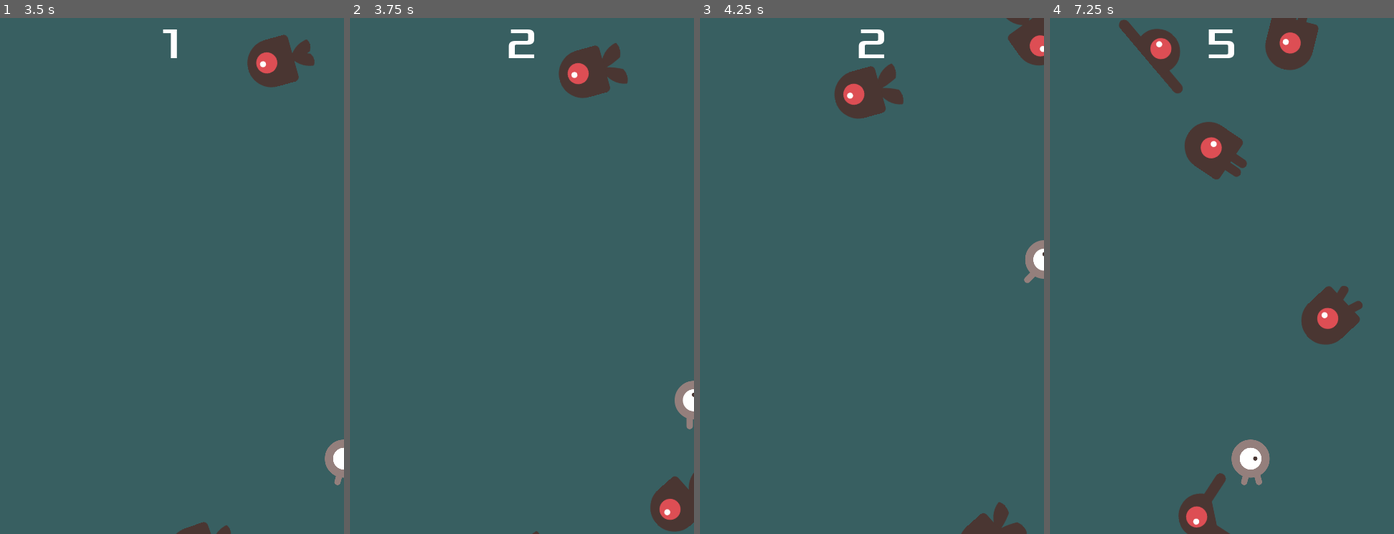
Above: before the commit, frames 1-4 (left to right).
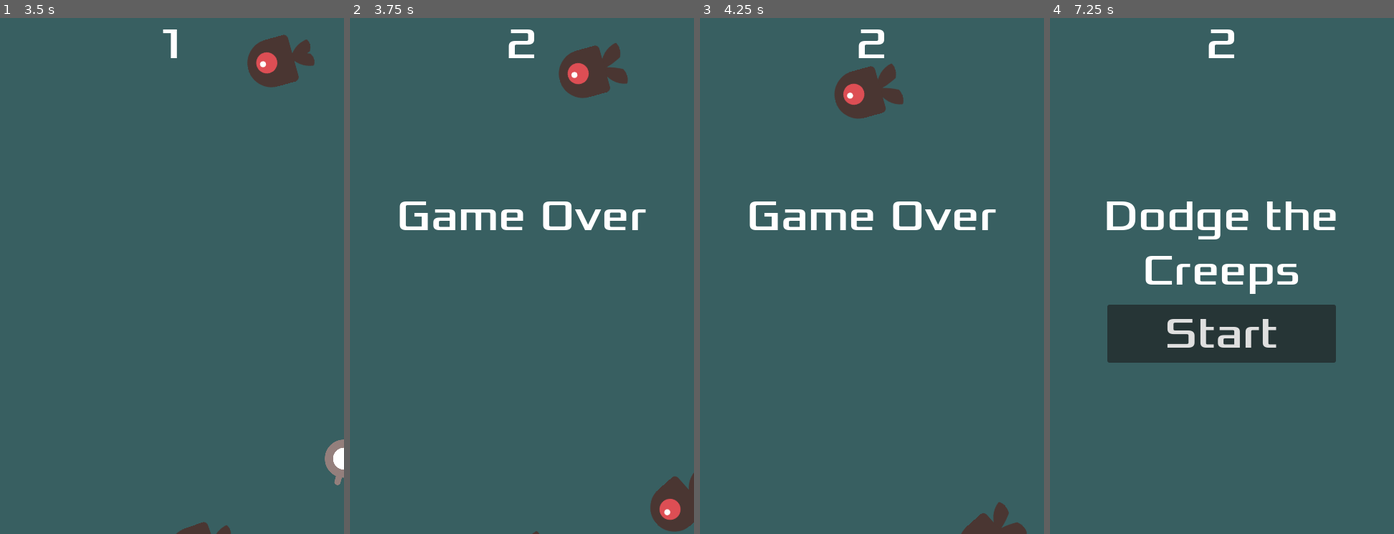
Above: after the commit, the same moments.

Repository: floriansimunek/Godot-2d-dodge-the-creeps
Game: Godot game, scene res://main.tscn
Two runs of this game, one before a commit and one after it. Both use one fixed random seed, a clock stepped at 60 frames per second and the inputs below.
Inputs:
- Up to frame 1 (3.5 s): click "Start" at 0.5 s; tap Enter at 1.25 s; hold D (move_right) 1.28-2.03 s; hold S (move_down) 2.03-2.78 s; hold D (move_right) from 2.78 s (still down)
- Up to frame 2 (3.75 s): release D (move_right) at 3.53 s; hold W (move_up) from 3.53 s (still down)
- Up to frame 3 (4.25 s): keep holding W (move_up)
- Up to frame 4 (7.25 s): release W (move_up) at 4.28 s; hold A (move_left) 4.28-5.78 s; hold S (move_down) 5.78-6.53 s; hold D (move_right) from 6.53 s (still down)

Frame 1 is identical in both runs. In frame 2, 1.9% of the frame differs, in the area x 14-100%, y 35-80%; in frame 3, 2.6%; in frame 4, 16%, in the area x 16-91%, y 0-100%.

Commit message:
:bug: Fix console error

Diff:
--- a/player.gd
+++ b/player.gd
@@ -44,7 +44,7 @@
 	show()
 	$CollisionShape2D.disabled = false
 
-func _on_body_entered():
+func _on_body_entered(body):
 	hide()
 	$CollisionShape2D.set_deferred("disabled", true)
 	emit_signal("hit")
Binary file added: index.apple-touch-icon.png
Not shown, added: index.apple-touch-icon.png.import
Binary file added: index.icon.png
Not shown, added: index.icon.png.import
Binary file added: index.png
Not shown, added: index.png.import
Not shown, added: game.exe
Not shown, added: game.pck
Not shown, added: index.audio.worklet.js
Not shown, added: index.html
Not shown, added: index.js
Not shown, added: index.pck
(and 2 more such lines)
